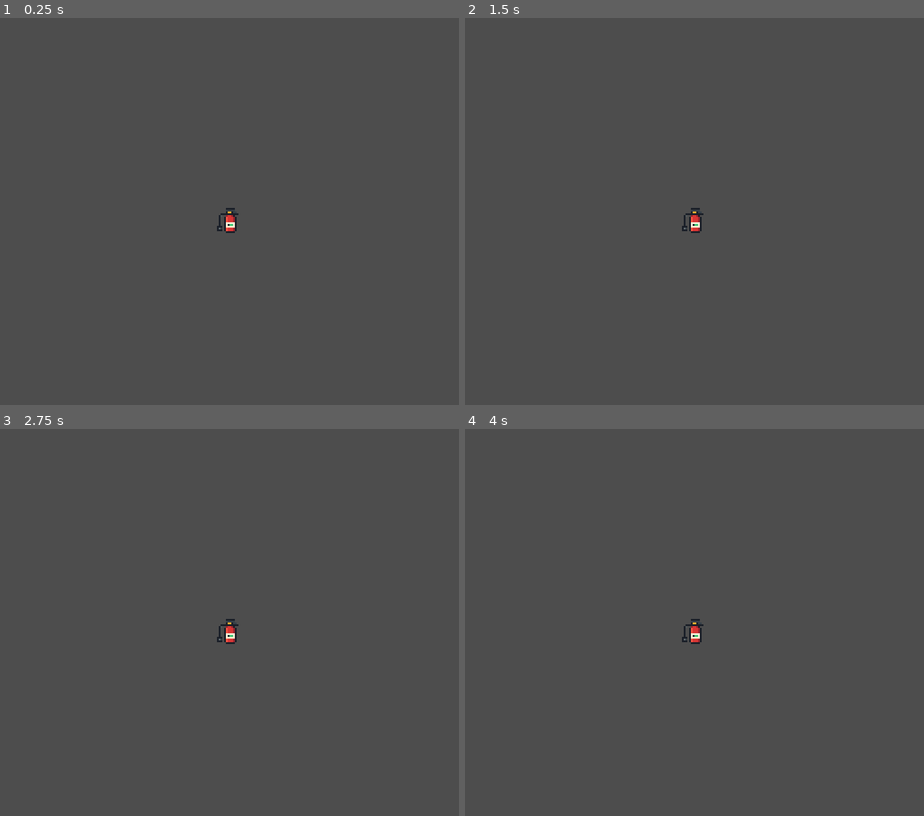
Above: before the commit, frames 1-4 (two rows, left to right).
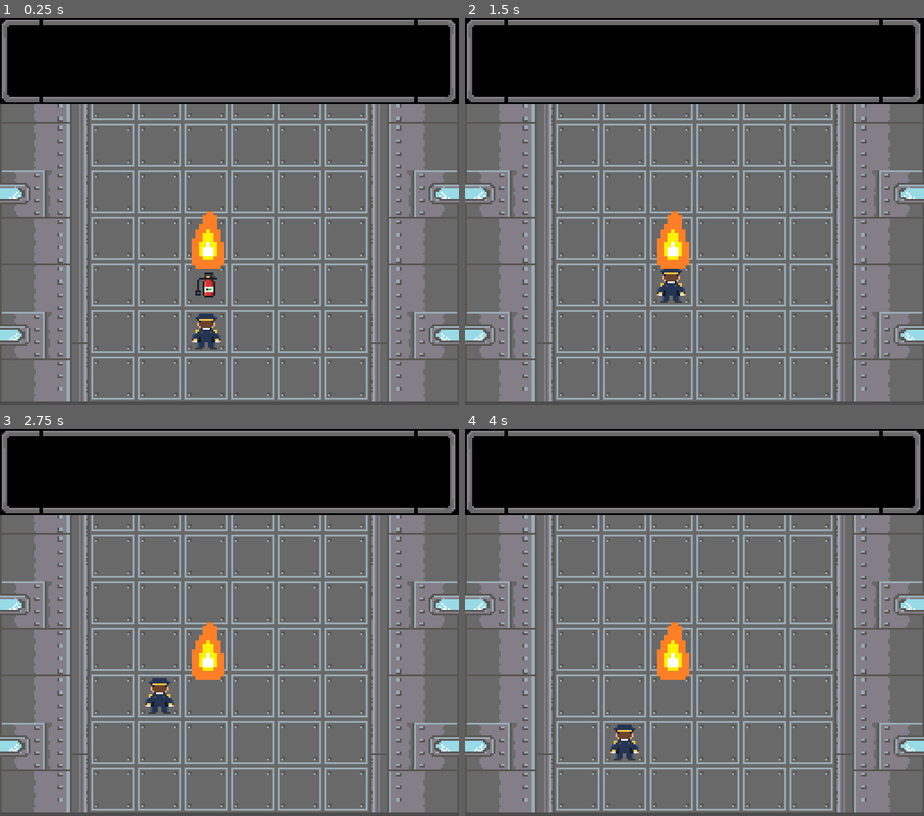
Above: after the commit, the same moments.

Repository: c0p3rnic034/Falto_Gente_Programacion_Concurrente
Game: Godot game, scene res://escenario.tscn
The game is run twice, just before and just after one commit, with the same random seed, the same clock (stepped at 60 frames per second) and the same inputs. Before the commit the project starts from res://objeto_antifuego.tscn.
Inputs:
- Up to frame 1 (0.25 s): no input
- Up to frame 2 (1.5 s): tap Enter (ui_accept) at 0.5, 1.35 s; hold Enter (ui_accept) 0.53-1.28 s; hold Up (ui_up) from 0.53 s (still down); tap Space at 0.6 s
- Up to frame 3 (2.75 s): tap Enter (ui_accept) at 1.52, 1.82, 2 s; tap Space at 1.55, 2.1 s; release Up (ui_up) at 2.03 s; hold Left (ui_left) from 2.03 s (still down); hold Enter (ui_accept) from 2.03 s (still down)
- Up to frame 4 (4 s): release Enter (ui_accept) at 2.78 s; tap Space at 2.85 s; tap Enter (ui_accept) at 3.02, 3.32, 3.5 s; release Left (ui_left) at 3.53 s; hold Down (ui_down) from 3.53 s (still down); hold Enter (ui_accept) from 3.53 s (still down)

The runs differ from the first frame. In frame 1, 95% of the frame differs, in the area x 0-100%, y 0-100%; in frame 2, 95%; in frame 3, 95%; in frame 4, 95%.

Commit message:
escenario con 2 objetos libres para test

Diff:
--- a/skyHellGodot/character.tscn
+++ b/skyHellGodot/character.tscn
@@ -9,8 +9,8 @@
 [node name="Jugador" type="CharacterBody2D" unique_id=2074899912]
 script = ExtResource("1_pjt0s")
 
+[node name="Sprite2D" type="Sprite2D" parent="." unique_id=644754484]
+texture = ExtResource("1_glpr6")
+
 [node name="CollisionShape2D" type="CollisionShape2D" parent="." unique_id=559188160]
 shape = SubResource("RectangleShape2D_3o6yo")
-
-[node name="Sprite2D" type="Sprite2D" parent="." unique_id=644754484]
-texture = ExtResource("1_glpr6")
--- a/skyHellGodot/escenario.gd
+++ b/skyHellGodot/escenario.gd
@@ -1,43 +1,107 @@
 extends Node2D
 
-const TILE_SIZE_X: int = 26
-const TILE_SIZE_Y: int = 32
-const OFFSET_X: int = 50
-const OFFSET_Y: int = 32
+# --- Variables Exportadas (Inspector) ---
+@export var escena_fuego: PackedScene
+@export var escena_objeto_antifuego: PackedScene
 
+# --- Constantes de la Cuadrícula Estática (6x7) ---
+const TILE_SIZE: float = 26.0
+const OFFSET_X: float = 50.0
+const OFFSET_Y: float = 32.0
+const ALTO_PASILLO: float = 182.0
+
+# --- Referencias a Nodos ---
 @onready var piso_pasillo: TextureRect = $PISO
+@onready var pared_izq: TextureRect = $PARED_IZQ
+@onready var pared_der: TextureRect = $PARED_DER
 @onready var capa_entidades: Node2D = $capadeentidades
 
-@export var velocidad_avance: float = 12.0 # Velocidad de avance (px/s)
-var scroll_pixel_y: float = 0.0
+func _ready() -> void:
+	# 1. Configuración visual de fondos
+	_configurar_fondo(piso_pasillo, Vector2(OFFSET_X, OFFSET_Y), Vector2(156, ALTO_PASILLO))
+	_configurar_fondo(pared_izq, Vector2(0, OFFSET_Y), Vector2(50, ALTO_PASILLO))
+	_configurar_fondo(pared_der, Vector2(206, OFFSET_Y), Vector2(50, ALTO_PASILLO))
 
-func _ready() -> void:
-	if piso_pasillo:
-		piso_pasillo.position = Vector2(OFFSET_X, OFFSET_Y)
-		piso_pasillo.size = Vector2(156, 224) # 6 columnas * 26px = 156px
-		piso_pasillo.texture_repeat = CanvasItem.TEXTURE_REPEAT_ENABLED
+	# 2. Posición estática de capa de entidades
+	if capa_entidades:
+		capa_entidades.position = Vector2.ZERO
+	_fijar_shader_offset(0.0)
 
-func _process(delta: float) -> void:
-	if piso_pasillo == null or capa_entidades == null:
-		return
+	# 3. Instanciar objetos de prueba
+	crear_fuego_en(2, 3)          # Fuego en Columna 2, Fila 3
+	crear_extintor_en(2, 4)       # Extintor en Columna 2, Fila 4
 
-	# Avanza el acumulador en píxeles reales
-	scroll_pixel_y += velocidad_avance * delta
+	# 4. Conectar señal de apagar fuego desde el Jugador
+	var jugador = capa_entidades.get_node_or_null("Jugador")
+	if not jugador:
+		jugador = get_node_or_null("Jugador")
 
-	# Mueve sincrónicamente la capa del personaje
-	capa_entidades.position.y = scroll_pixel_y
+	if jugador and jugador.has_signal("intentar_apagar_fuego"):
+		if not jugador.intentar_apagar_fuego.is_connected(_on_jugador_intentar_apagar_fuego):
+			jugador.intentar_apagar_fuego.connect(_on_jugador_intentar_apagar_fuego)
 
-	# Mueve la textura del Shader a la misma velocidad
-	if piso_pasillo.material:
-		piso_pasillo.material.set_shader_parameter("offset_y", scroll_pixel_y / float(TILE_SIZE_Y))
+func _configurar_fondo(nodo: TextureRect, pos: Vector2, tam: Vector2) -> void:
+	if nodo:
+		nodo.position = pos
+		nodo.size = tam
+		nodo.texture_repeat = CanvasItem.TEXTURE_REPEAT_ENABLED
 
-	# Reinicio del acumulador al completar 1 celda vertical (32px)
-	if scroll_pixel_y >= TILE_SIZE_Y:
-		scroll_pixel_y -= TILE_SIZE_Y
-		capa_entidades.position.y = scroll_pixel_y
-		_empujar_entidades_abajo()
+func _fijar_shader_offset(val: float) -> void:
+	if piso_pasillo and piso_pasillo.material:
+		piso_pasillo.material.set_shader_parameter("offset_y", val)
+	if pared_izq and pared_izq.material:
+		pared_izq.material.set_shader_parameter("offset_y", val)
+	if pared_der and pared_der.material:
+		pared_der.material.set_shader_parameter("offset_y", val)
 
-func _empujar_entidades_abajo() -> void:
-	for entidad in capa_entidades.get_children():
-		if entidad.has_method("getGridY") and entidad.has_method("setGridY"):
-			entidad.setGridY(entidad.getGridY() + 1)
+func grid_a_posicion_local(col: int, fila: int) -> Vector2:
+	var px: float = OFFSET_X + (col * TILE_SIZE) + (TILE_SIZE / 2.0)
+	var py: float = OFFSET_Y + (fila * TILE_SIZE) + (TILE_SIZE / 2.0)
+	return Vector2(px, py)
+
+func instanciar_objeto_en_grid(escena_objeto: PackedScene, col: int, fila: int) -> Node2D:
+	if escena_objeto == null or capa_entidades == null:
+		return null
+	var instancia = escena_objeto.instantiate()
+	instancia.position = grid_a_posicion_local(col, fila)
+	capa_entidades.add_child(instancia)
+	return instancia
+
+# --- Funciones Auxiliares de Creación ---
+func crear_fuego_en(col: int, fila: int) -> void:
+	if escena_fuego:
+		var fuego = instanciar_objeto_en_grid(escena_fuego, col, fila) as Fuego
+		if fuego:
+			fuego.setGridX(col)
+			fuego.setGridY(fila)
+
+func crear_extintor_en(col: int, fila: int) -> void:
+	if escena_objeto_antifuego:
+		var extintor = instanciar_objeto_en_grid(escena_objeto_antifuego, col, fila) as ObjetoAntifuego
+		if extintor:
+			extintor.setGridX(col)
+			extintor.setGridY(fila)
+
+# --- Lógica de Extinción de Fuego ---
+func apagar_fuego_en(col: int, fila: int) -> bool:
+	if capa_entidades == null:
+		return false
+
+	for nodo in capa_entidades.get_children():
+		if nodo is Fuego:
+			if nodo.getGridX() == col and nodo.getGridY() == fila:
+				nodo.queue_free()
+				print("¡Fuego extinguido en (", col, ", ", fila, ")!")
+				return true
+	return false
+
+func _on_jugador_intentar_apagar_fuego(col: int, fila: int) -> void:
+	var jugador = capa_entidades.get_node_or_null("Jugador")
+	if not jugador:
+		jugador = get_node_or_null("Jugador")
+
+	if apagar_fuego_en(col, fila):
+		if jugador and jugador.has_method("consumir_una_carga"):
+			jugador.consumir_una_carga()
+	else:
+		print("No hay fuego en la casilla (", col, ", ", fila, ") para apagar.")
--- a/skyHellGodot/escenario.tscn
+++ b/skyHellGodot/escenario.tscn
@@ -1,44 +1,61 @@
 [gd_scene format=3 uid="uid://cc6kpwlx714vr"]
 
 [ext_resource type="Script" uid="uid://busf58ndskxw8" path="res://escenario.gd" id="1_5uytk"]
-[ext_resource type="Shader" uid="uid://dwt638flxug5q" path="res://scroll_piso.gdshader.gdshader" id="2_1isoa"]
+[ext_resource type="PackedScene" uid="uid://xtqhal55e0ws" path="res://fuego.tscn" id="2_okbv4"]
 [ext_resource type="Texture2D" uid="uid://c6jbsmq0hi518" path="res://piso_pasillo.png" id="2_wynv6"]
+[ext_resource type="PackedScene" uid="uid://dg8tmako0wftt" path="res://objeto_antifuego.tscn" id="3_1isoa"]
 [ext_resource type="Texture2D" uid="uid://1y6ered74p46" path="res://FUSELAJE IZQUIERDO 1.png" id="3_okbv4"]
 [ext_resource type="Texture2D" uid="uid://cy84s0ormme2a" path="res://FUSELAJE DERECHO 1.png" id="4_1isoa"]
 [ext_resource type="PackedScene" uid="uid://bomwh3nuc27ww" path="res://character.tscn" id="5_wynv6"]
 [ext_resource type="Texture2D" uid="uid://nnsu7qro00ug" path="res://HUD LIMPIO.png" id="5_y8iie"]
 
-[sub_resource type="ShaderMaterial" id="ShaderMaterial_okbv4"]
-shader = ExtResource("2_1isoa")
-shader_parameter/offset_y = 0.0
+[sub_resource type="ShaderMaterial" id="ShaderMaterial_4fp72"]
+
+[sub_resource type="ShaderMaterial" id="ShaderMaterial_wa5vi"]
+
+[sub_resource type="ShaderMaterial" id="ShaderMaterial_eblq4"]
 
 [node name="escenario" type="Node2D" unique_id=1154878680]
 script = ExtResource("1_5uytk")
-velocidad_avance = 3.0
+escena_fuego = ExtResource("2_okbv4")
+escena_objeto_antifuego = ExtResource("3_1isoa")
+
+[node name="Camera2D" type="Camera2D" parent="." unique_id=243818798]
+position = Vector2(128, 120)
+
+[node name="PARED_IZQ" type="TextureRect" parent="." unique_id=1288001858]
+texture_repeat = 2
+material = SubResource("ShaderMaterial_4fp72")
+offset_top = 32.0
+offset_right = 50.0
+offset_bottom = 214.0
+texture = ExtResource("3_okbv4")
+expand_mode = 1
 
 [node name="PISO" type="TextureRect" parent="." unique_id=524374216]
 texture_repeat = 2
-material = SubResource("ShaderMaterial_okbv4")
-offset_left = 48.0
-offset_right = 208.0
-offset_bottom = 240.0
+material = SubResource("ShaderMaterial_wa5vi")
+offset_left = 50.0
+offset_top = 32.0
+offset_right = 206.0
+offset_bottom = 214.0
 texture = ExtResource("2_wynv6")
 expand_mode = 1
 stretch_mode = 1
 
-[node name="fuzelaje izquierdo" type="Sprite2D" parent="." unique_id=1902046487]
-position = Vector2(0, 32)
-texture = ExtResource("3_okbv4")
-centered = false
-
-[node name="fuzelaje derecho" type="Sprite2D" parent="." unique_id=702510784]
-position = Vector2(208, 32)
+[node name="PARED_DER" type="TextureRect" parent="." unique_id=256295016]
+texture_repeat = 2
+material = SubResource("ShaderMaterial_eblq4")
+offset_left = 206.0
+offset_top = 32.0
+offset_right = 256.0
+offset_bottom = 214.0
 texture = ExtResource("4_1isoa")
-centered = false
+expand_mode = 1
 
 [node name="capadeentidades" type="Node2D" parent="." unique_id=1298328774]
 
-[node name="Character" parent="capadeentidades" unique_id=63169744 instance=ExtResource("5_wynv6")]
+[node name="Jugador" parent="capadeentidades" unique_id=63169744 instance=ExtResource("5_wynv6")]
 position = Vector2(-4, 16)
 
 [node name="HUD" type="TextureRect" parent="." unique_id=331438073]
--- a/skyHellGodot/fuego.gd
+++ b/skyHellGodot/fuego.gd
@@ -4,7 +4,7 @@
 # --- Constantes de Desplazamiento Visual (Grid) ---
 # Sincronizadas con las medidas de Escenario y Jugador
 const TILE_SIZE_X: int = 26
-const TILE_SIZE_Y: int = 32
+const TILE_SIZE_Y: int = 26
 const OFFSET_X: int = 50
 const OFFSET_Y: int = 32
 
@@ -51,7 +51,7 @@
 	# Valida que el fuego no se expanda fuera del avión (Límites: X 0-5, Y 0-6)
 	if nuevo_x >= 0 and nuevo_x <= 5 and nuevo_y >= 0 and nuevo_y <= 6:
 		# Crea una nueva instancia de la escena del fuego
-		var escena_fuego = load("res://fuego.tscn")
+		var escena_fuego = load("res://Fuego.tscn")
 		if escena_fuego:
 			var nuevo_fuego = escena_fuego.instantiate()
 			# Le asigna la nueva posición en la cuadrícula
--- a/skyHellGodot/fuego.tscn
+++ b/skyHellGodot/fuego.tscn
@@ -10,7 +10,6 @@
 script = ExtResource("1_hlspl")
 
 [node name="Sprite2D" type="Sprite2D" parent="." unique_id=107241624]
-position = Vector2(25, 30.769232)
 scale = Vector2(1.9999998, 2.4615386)
 texture = ExtResource("2_o58ub")
 
@@ -19,6 +18,5 @@
 shape = SubResource("RectangleShape2D_tbcmv")
 
 [node name="TimerPropagacion" type="Timer" parent="." unique_id=1792665073]
-autostart = true
 
 [connection signal="timeout" from="TimerPropagacion" to="." method="_on_timer_propagacion_timeout"]
--- a/skyHellGodot/jugador.gd
+++ b/skyHellGodot/jugador.gd
@@ -1,168 +1,122 @@
 class_name Jugador
 extends CharacterBody2D
 
-# --- Señales de Sistema y Puntuación ---
 signal puntos_obtenidos(cantidad: int)
 signal jugador_murio()
+signal intentar_apagar_fuego(col: int, fila: int)
 
-# --- Constantes de Desplazamiento Visual (Grid 256x240) ---
-# OFFSET_X ajustado a 50px para centrar 6 columnas de 26px (156px jugables)
-const OFFSET_X: int = 50
-const OFFSET_Y: int = 32
+const TILE_SIZE: float = 26.0
+const OFFSET_X: float = 50.0
+const OFFSET_Y: float = 32.0
+const TIEMPO_SALTO: float = 0.08
 
-# --- Atributos Base UML ---
-var _grid_x: int = 2
-var _grid_y: int = 5
-var _cargas_extintor: int = 0
+# Delimitación rígida de la cuadrícula estática 6x7
+const MIN_COL: int = 0
+const MAX_COL: int = 5
+const MIN_FILA: int = 0
+const MAX_FILA: int = 6
+
+var grid_x: int = 2
+var grid_y: int = 5
+var _saltando: bool = false
 var _esta_vivo: bool = true
 
-# --- Configuración Visual y del Escenario ---
-# Ancho de casilla corregido a 26px (alto se mantiene en 32px)
-@export var tamano_celda: Vector2 = Vector2(26, 32)
-@export var escenario: Node
+# Variable de salud/oxígeno (Compatibilidad con Fuego)
+var salud_oxigeno: float = 100.0
 
-# --- Atributos de Salud y Estamina ---
-@export var salud_oxigeno: float = 100.0
-@export var estamina: float = 100.0
-
-
-# --- Constructor e Inicialización ---
-func _init(start_x: int = 2, start_y: int = 5) -> void:
-	_grid_x = start_x
-	_grid_y = start_y
-	_cargas_extintor = 0
-	_esta_vivo = true
-
+# Variable de cargas (Compatibilidad con ObjetoAntifuego)
+var cargas_extintor: int = 0
 
 func _ready() -> void:
-	if escenario == null:
-		escenario = get_tree().current_scene
-	actualizar_posicion_pantalla()
+	grid_x = 2
+	grid_y = 5
+	position = calcular_posicion_local(grid_x, grid_y)
 
-
-# --- Bucle de Actualización e Input ---
-func _process(_delta: float) -> void:
-	if not _esta_vivo:
-		return
-	_procesar_entrada()
-
-
-## Captura las pulsaciones de teclado en el fotograma exacto
-func _procesar_entrada() -> void:
-	if Input.is_action_just_pressed("ui_up"):
-		mover(0, -1)
-	elif Input.is_action_just_pressed("ui_down"):
-		mover(0, 1)
-	elif Input.is_action_just_pressed("ui_left"):
-		mover(-1, 0)
-	elif Input.is_action_just_pressed("ui_right"):
-		mover(1, 0)
-
-
-func mover(delta_x: int, delta_y: int, p_escenario: Object = null) -> void:
-	if not _esta_vivo:
+func _input(event: InputEvent) -> void:
+	if not _esta_vivo or _saltando:
 		return
 
-	var nuevo_x: int = _grid_x + delta_x
-	var nuevo_y: int = _grid_y + delta_y
+	# Movimiento por casillas
+	if event.is_action_pressed("ui_up"):
+		intentar_salto(-1, 0)
+	elif event.is_action_pressed("ui_down"):
+		intentar_salto(1, 0)
+	elif event.is_action_pressed("ui_left"):
+		intentar_salto(0, -1)
+	elif event.is_action_pressed("ui_right"):
+		intentar_salto(0, 1)
+	# Acción de apagar fuego (Barra Espaciadora / Enter)
+	elif event.is_action_pressed("ui_accept"):
+		usar_extintor()
 
-	# Permite exactamente 6 columnas (0 a 5) y 7 filas (0 a 6)
-	if nuevo_x < 0 or nuevo_x > 5 or nuevo_y < 0 or nuevo_y > 6:
+func intentar_salto(delta_fila: int, delta_col: int) -> void:
+	var nueva_col: int = grid_x + delta_col
+	var nueva_fila: int = grid_y + delta_fila
+
+	if nueva_col < MIN_COL or nueva_col > MAX_COL:
+		return
+	if nueva_fila < MIN_FILA or nueva_fila > MAX_FILA:
 		return
 
-	var objetivo_escenario = p_escenario if p_escenario != null else escenario
+	grid_x = nueva_col
+	grid_y = nueva_fila
 
-	if objetivo_escenario != null and objetivo_escenario.has_method("esTransitable"):
-		if not objetivo_escenario.esTransitable(nuevo_x, nuevo_y):
-			return # Celda bloqueada por obstáculo
+	_saltando = true
+	var destino: Vector2 = calcular_posicion_local(grid_x, grid_y)
 
-	_grid_x = nuevo_x
-	_grid_y = nuevo_y
-	actualizar_posicion_pantalla()
+	var tween = create_tween().set_trans(Tween.TRANS_QUAD).set_ease(Tween.EASE_OUT)
+	tween.parallel().tween_property(self, "position", destino, TIEMPO_SALTO)
+	tween.parallel().tween_property(self, "scale", Vector2(1.15, 1.15), TIEMPO_SALTO * 0.5)
+	tween.chain().tween_property(self, "scale", Vector2(1.0, 1.0), TIEMPO_SALTO * 0.5)
 
+	await tween.finished
+	_saltando = false
 
-func actualizar_posicion_pantalla() -> void:
-	var objetivo_escenario = escenario
-	if objetivo_escenario != null and objetivo_escenario.has_method("grid_a_pixel"):
-		position = objetivo_escenario.grid_a_pixel(_grid_x, _grid_y)
+func calcular_posicion_local(col: int, fila: int) -> Vector2:
+	var px: float = OFFSET_X + (col * TILE_SIZE) + (TILE_SIZE / 2.0)
+	var py: float = OFFSET_Y + (fila * TILE_SIZE) + (TILE_SIZE / 2.0)
+	return Vector2(px, py)
+
+# --- Métodos del Extintor y Disparo ---
+func usar_extintor() -> void:
+	if cargas_extintor > 0:
+		intentar_apagar_fuego.emit(grid_x, grid_y)
 	else:
-		# Centrado exacto: Offset_X (50px) + (Columna * 26px) + 13px
-		position = Vector2(
-			OFFSET_X + (_grid_x * tamano_celda.x) + (tamano_celda.x / 2.0),
-			OFFSET_Y + (_grid_y * tamano_celda.y) + (tamano_celda.y / 2.0)
-		)
+		print("¡No tienes cargas de extintor!")
 
+func consumir_una_carga() -> void:
+	if cargas_extintor > 0:
+		cargas_extintor -= 1
+		print("Carga usada. Cargas restantes del jugador: ", cargas_extintor)
 
-func usarExtintor(fuego_objetivo: Object) -> bool:
-	if not _esta_vivo or _cargas_extintor <= 0:
-		return false
+func getCargasExtintor() -> int:
+	return cargas_extintor
 
-	if fuego_objetivo != null and fuego_objetivo.has_method("extinguir"):
-		fuego_objetivo.extinguir()
-		_cargas_extintor -= 1
-		puntos_obtenidos.emit(10)
-		return true
+func recolectar_extintor_escenario(extintor: ObjetoAntifuego) -> void:
+	if extintor:
+		cargas_extintor += extintor.cargas
+		extintor.cargas = 0
+		extintor.actualizar_imagen()
+		print("¡Cargas obtenidas! Cargas totales del jugador: ", cargas_extintor)
 
-	return false
-
-
-## Recoge cargas para el extintor de incendios
-func recogerExtintor(cargas: int) -> void:
-	if _esta_vivo and cargas > 0:
-		_cargas_extintor += cargas
-
-
-## Aplica daño al jugador reduciendo la barra de salud/oxígeno
+# --- Métodos de Daño y Muerte ---
 func recibir_dano(cantidad: float) -> void:
 	if not _esta_vivo:
 		return
 
 	salud_oxigeno -= cantidad
+	print("El jugador se quemó. Salud actual: ", salud_oxigeno)
+
 	if salud_oxigeno <= 0.0:
-		salud_oxigeno = 0.0
-		_esta_vivo = false
-		jugador_murio.emit()
-
-
-func recolectar_extintor_escenario(extintor: ObjetoAntifuego) -> void:
-	if extintor == null:
+		morir
+func morir() -> void:
+	if not _esta_vivo:
 		return
 
-	var cargas_recolectadas: int = 0
-	while extintor.cargas > 0:
-		if extintor.consumir_carga():
-			cargas_recolectadas += 1
+	_esta_vivo = false
+	if has_signal("jugador_murio"):
+		jugador_murio.emit()
+	print("JUGADOR MUERTO")
 
-	if cargas_recolectadas > 0:
-		recogerExtintor(cargas_recolectadas)
-
-
-# --- Getters y Setters Requeridos por el UML ---
-
-func getGridX() -> int:
-	return _grid_x
-
-func setGridX(x: int) -> void:
-	_grid_x = x
-	actualizar_posicion_pantalla()
-
-func getGridY() -> int:
-	return _grid_y
-
-func setGridY(y: int) -> void:
-	_grid_y = y
-	if _grid_y > 6:
-		_grid_y = 6
-	actualizar_posicion_pantalla()
-
-func getCargasExtintor() -> int:
-	return _cargas_extintor
-
-func setCargasExtintor(c: int) -> void:
-	_cargas_extintor = c
-
-func getEstaVivo() -> bool:
-	return _esta_vivo
-
-func setEstaVivo(p_esta_vivo: bool) -> void:
-	_esta_vivo = p_esta_vivo
+	var tween = create_tween()
+	tween.tween_property(self, "modulate:a", 0.0, 0.2)
--- a/skyHellGodot/objeto_antifuego.gd
+++ b/skyHellGodot/objeto_antifuego.gd
@@ -1,40 +1,48 @@
 class_name ObjetoAntifuego extends Node2D
 
-#ATRIBUTO DEL EXTINTOR
-@export_range(0,3) var cargas: int=3
+# ATRIBUTO DEL EXTINTOR
+@export_range(0,3) var cargas: int = 3
 
-#ATRIBUTO UML
+# ATRIBUTO UML
 var cargasOtorgadas: int:
 	get:
 		return cargas
 
-#POSICIÓN
-@export var gridX: int=0
-@export var gridY: int=0
-var recolectado: bool=false
+# POSICIÓN
+@export var gridX: int = 0
+@export var gridY: int = 0
+var recolectado: bool = false
 
-@onready var imagen: Sprite2D=$Sprite2D
+@onready var imagen: Sprite2D = $Sprite2D
 
-const EXTINTOR_LLENO =preload("res://Extintor_Lleno.png")
-const EXTINTOR_EN_USO =preload("res://Extintor_EnUso.png")
-const EXTINTOR_VACIO =preload("res://Extintor_Vacio.png")
+const EXTINTOR_LLENO = preload("res://Extintor_Lleno.png")
+const EXTINTOR_EN_USO = preload("res://Extintor_EnUso.png")
+const EXTINTOR_VACIO = preload("res://Extintor_Vacio.png")
 
 func _ready() -> void:
 	actualizar_imagen()
+	actualizar_posicion_pantalla()
+
+# --- Lógica de Posicionamiento Físico en la Grilla ---
+func actualizar_posicion_pantalla() -> void:
+	position = Vector2(
+		50.0 + (gridX * 26.0) + 13.0,
+		32.0 + (gridY * 26.0) + 13.0
+	)
 
 func actualizar_imagen() -> void:
-	if cargas ==3:
-		imagen.texture =EXTINTOR_LLENO
-	elif cargas>0:
-		imagen.texture=EXTINTOR_EN_USO
+	if cargas == 3:
+		imagen.texture = EXTINTOR_LLENO
+	elif cargas > 0:
+		imagen.texture = EXTINTOR_EN_USO
 	else:
-		imagen.texture=EXTINTOR_VACIO
+		imagen.texture = EXTINTOR_VACIO
 
 func consumir_carga() -> bool:
-	if cargas>0:
-		cargas-=1
+	if cargas > 0:
+		cargas -= 1
 		actualizar_imagen()
-		print("Cargas restante: ",cargas)
+		print("Cargas restante: ", cargas)
 		return true
 	else:
 		print("El extintor está vacío.")
@@ -43,23 +51,29 @@
 func getGridX() -> int:
 	return gridX
 
-func setGridx(x:int) -> void:
-	gridX=x
+# Sincronización de setters para la grilla
+func setGridX(x: int) -> void:
+	gridX = x
+	actualizar_posicion_pantalla()
+
+func setGridx(x: int) -> void: # Mantener compatibilidad por si se llama en minúscula
+	setGridX(x)
 
 func getGridY() -> int:
 	return gridY
 
-func setGridY(y:int)-> void:
-	gridY=y
+func setGridY(y: int) -> void:
+	gridY = y
+	actualizar_posicion_pantalla()
 
 func isRecolectado() -> bool:
 	return recolectado
 
-func setRecolectado(valor:bool) -> void:
-	recolectado=valor
+func setRecolectado(valor: bool) -> void:
+	recolectado = valor
 
-func alInteractuar (jugador:Jugador) -> void:
-	if recolectado or cargas <=0:
+func alInteractuar(jugador: Jugador) -> void:
+	if recolectado or cargas <= 0:
 		return
 	if jugador == null:
 		return
@@ -71,15 +85,8 @@
 			$Area2D.set_deferred("monitoring", false)
 			hide()
 
-
 func _on_area_2d_body_entered(body: Node2D) -> void:
-	print("Se detectó colisión con: ",body.name)
+	print("Se detectó colisión con: ", body.name)
 	if body is Jugador:
 		print("¡Extintor encontrado!")
 		alInteractuar(body)
-
-#FUNCIÓN PARA PROBAR LOS CAMBIOS DEL EXTINTOR CON EL TECLADO (USANDO BARRA ESPACIADORA)
-#func _unhandled_key_input(event: InputEvent) -> void:
-	#if event is InputEventKey:
-		#if event.pressed and not event.echo and event.keycode == KEY_SPACE:
-			#consumir_carga()
--- a/skyHellGodot/project.godot
+++ b/skyHellGodot/project.godot
@@ -11,7 +11,7 @@
 [application]
 
 config/name="SkyHell_Godot"
-run/main_scene="uid://dg8tmako0wftt"
+run/main_scene="uid://cc6kpwlx714vr"
 config/features=PackedStringArray("4.7", "Forward Plus")
 config/icon="res://icon.svg"
 
--- a/skyHellGodot/scroll_piso.gdshader.gdshader
+++ b/skyHellGodot/scroll_piso.gdshader.gdshader
@@ -4,7 +4,6 @@
 
 void fragment() {
     vec2 uv = UV;
-    // Desplaza las coordenadas UV verticalmente
     uv.y -= offset_y;
     COLOR = texture(TEXTURE, uv);
 }
Binary file changed: skyHellGodot/piso_pasillo.png
